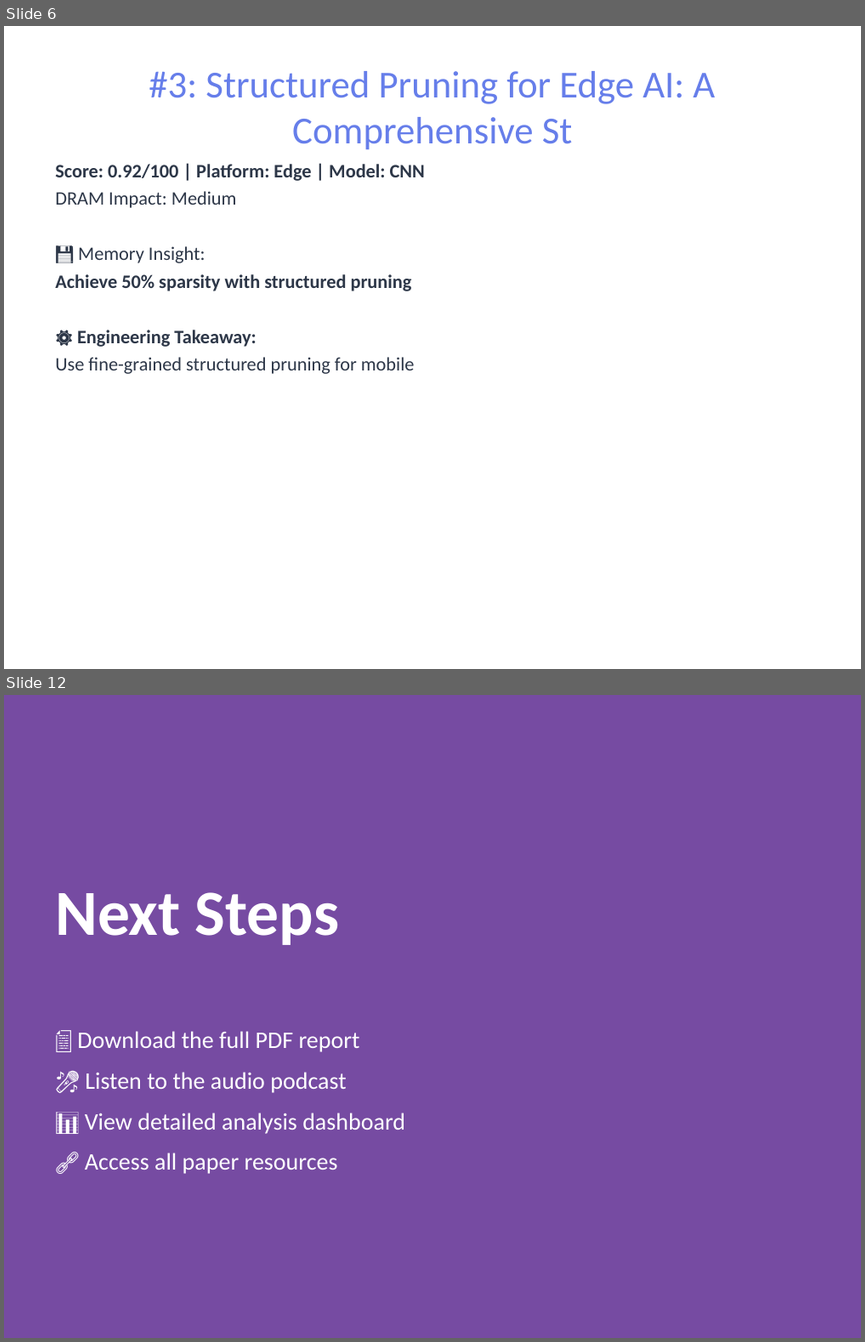
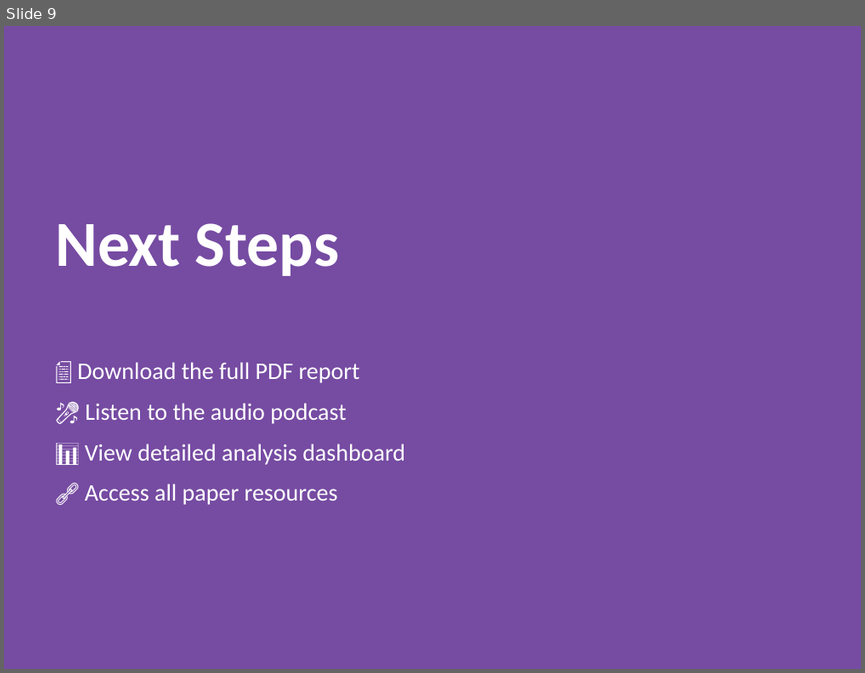
Before and after one commit to pbtsvinaysukhesh/dea-genai-agent, a slide deck: results/reports/report.pptx. Shown one above the other, each under a label of ours: slides 6 and 12 before the commit, slide 9 after it; the slides between them are not shown. The pictures are 865x1342 and 865x673 pixels, drawn with LibreOffice and Linux fonts; fonts in the diff are those of the drawing. Boxes give left, top, right and bottom in pixels: in the first picture for what was removed or moved away, otherwise in the second. Text is boxed around its words. In the diff, an @@ line names an element or a change of style, - is before the commit and + after.

```diff
--- a/results/reports/report.pptx
+++ b/results/reports/report.pptx
@@ slide 6 removed at (4, 26, 861, 669), background #FFFFFF @@
@@ title removed at (148, 71, 715, 149) @@
-#3: Structured Pruning for Edge AI: A Comprehensive St
@@ text removed at (55, 164, 425, 374) @@
-Score: 0.92/100 | Platform: Edge | Model: CNN
-DRAM Impact: Medium
-💾 Memory Insight:
-Achieve 50% sparsity with structured pruning
-⚙️ Engineering Takeaway:
-Use fine-grained structured pruning for mobile
@@ what was slide 12 is now slide 9 @@
```
Also in this commit, not shown: 8 slides changed, 2 other slides removed, 6 other files.
